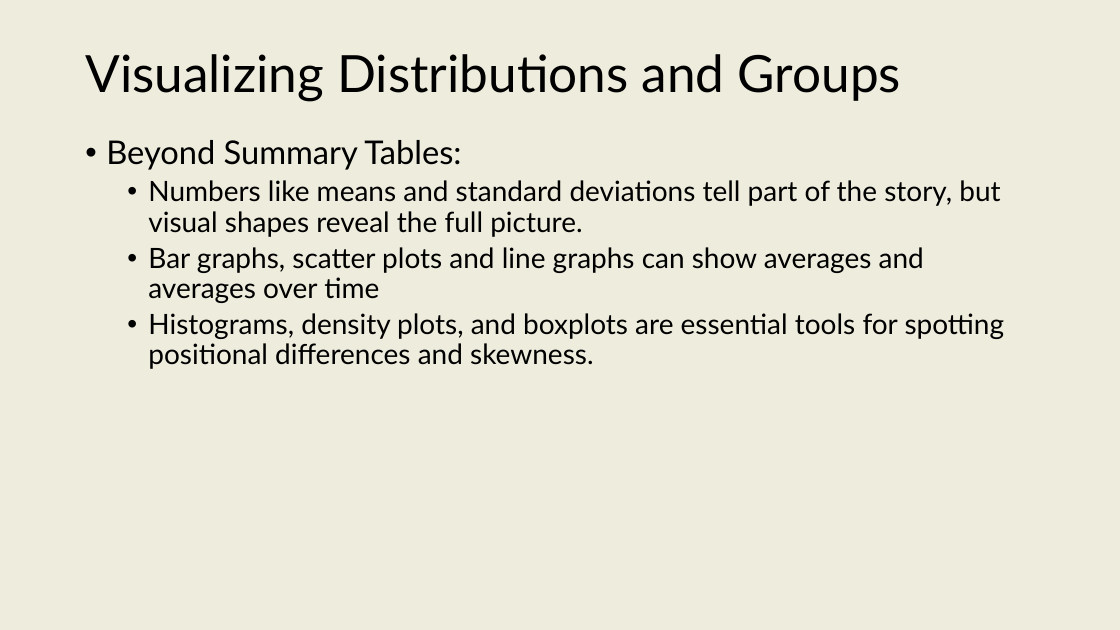
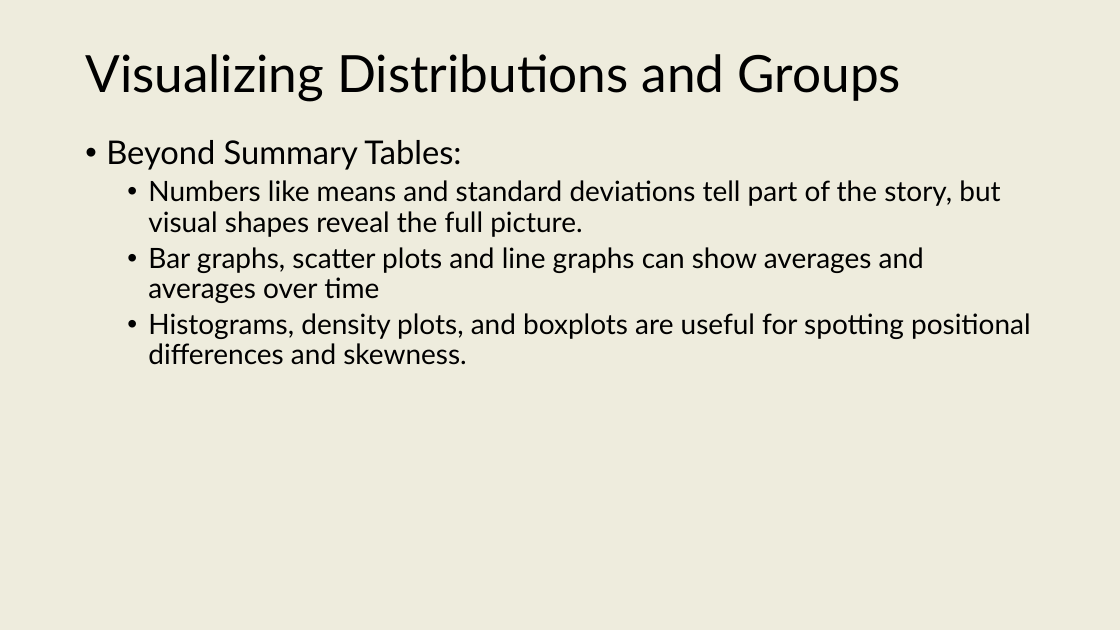
Before and after one commit to onishisaryu/HES-3000-Sports-Data-Analytics, a slide deck: slide 26 of pptx/Lecture8.pptx (slide 19 before the commit). Drawn at 1120x630 pixels with LibreOffice and Linux fonts; fonts in the diff are those of the drawing. Boxes give left, top, right and bottom in pixels: in the first picture for what was removed or moved away, otherwise in the second. Text is boxed around its words. In the diff, an @@ line names an element or a change of style, - is before the commit and + after.

```diff
--- a/pptx/Lecture8.pptx
+++ b/pptx/Lecture8.pptx
@@ text at (148,313,1031,365): text changed @@
-  • Histograms, density plots, and boxplots are essential tools for spotting positional differences and skewness.
+  • Histograms, density plots, and boxplots are useful for spotting positional differences and skewness.
```
Also in this commit, not shown: 7 other slides changed, 9 slides added, 2 slides removed, 2 other files.
